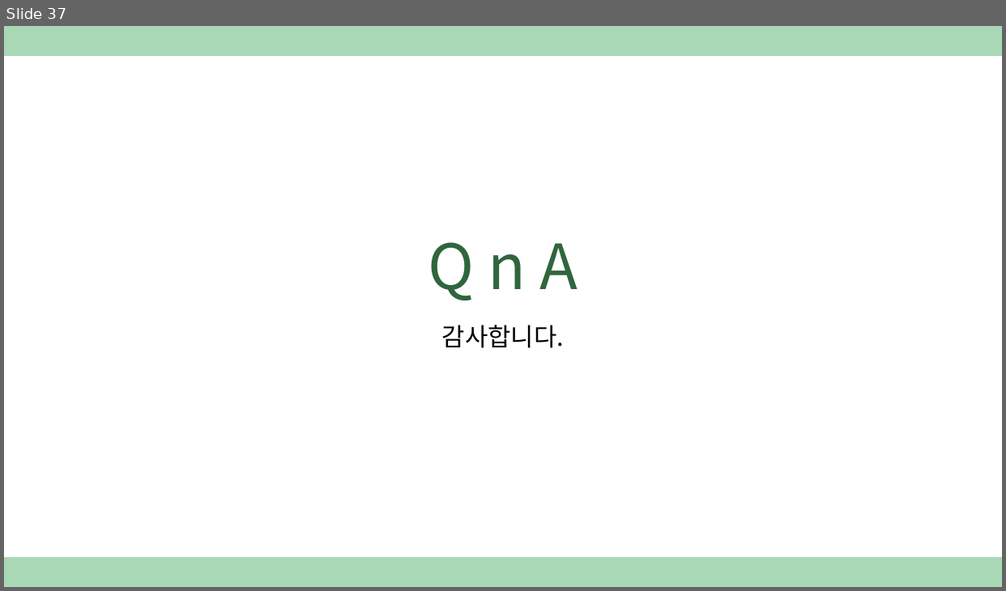
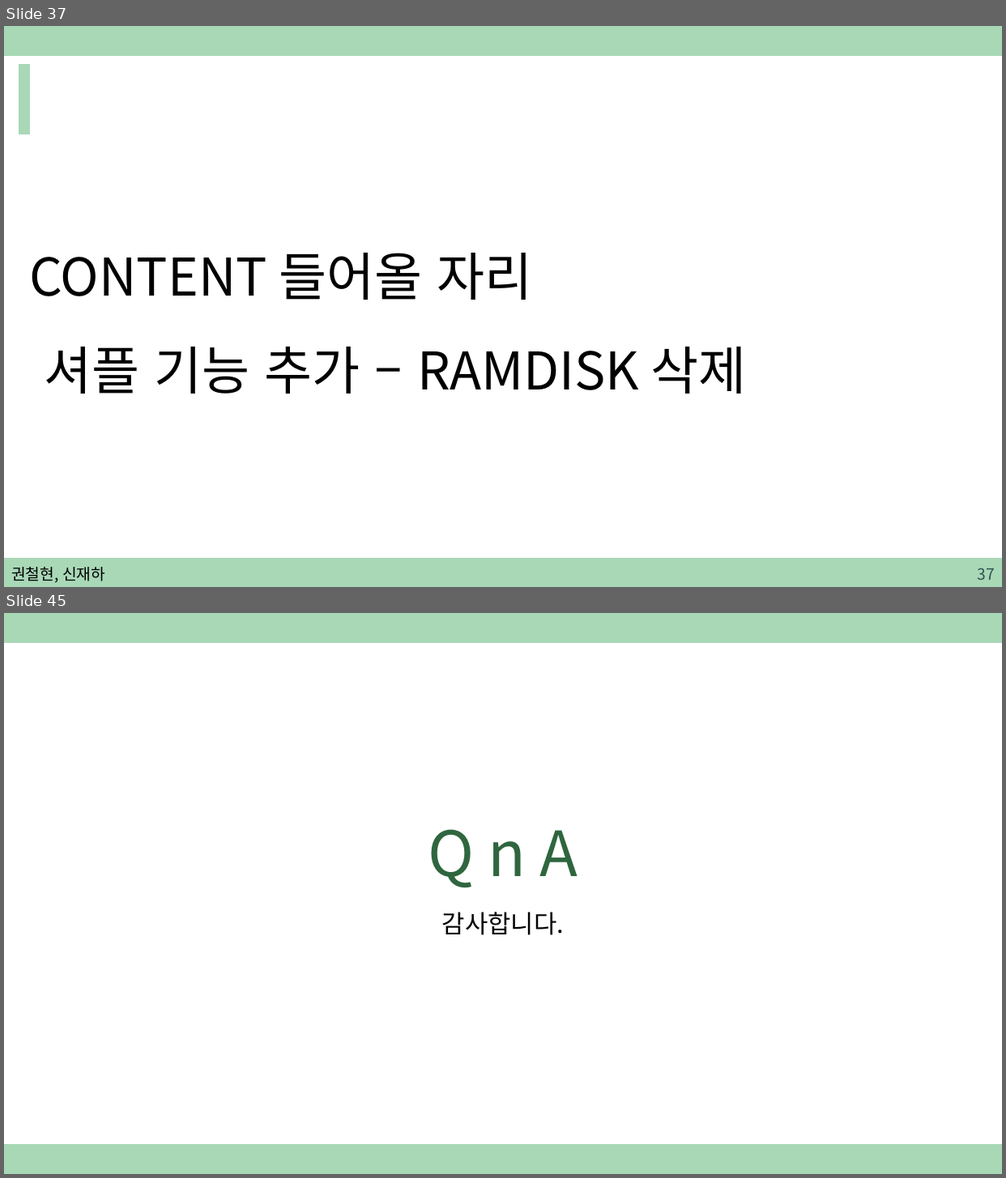
Before and after one commit to sjh4287/capston, a slide deck: 2022.02.18/권철현,신재하.pptx. Shown one above the other, each under a label of ours: slide 37 before the commit, slides 37 and 45 after it; the slides between them are not shown. The pictures are 1006x591 and 1006x1178 pixels, drawn with LibreOffice and Linux fonts; fonts in the diff are those of the drawing. Boxes give left, top, right and bottom in pixels: in the first picture for what was removed or moved away, otherwise in the second. Text is boxed around its words. In the diff, an @@ line names an element or a change of style, - is before the commit and + after.

```diff
--- a/2022.02.18/권철현,신재하.pptx
+++ b/2022.02.18/권철현,신재하.pptx
@@ slide 37 added at box(4, 26, 1002, 587), background #FFFFFF; not listed: 1 template element that a slide beside it also shows @@
@@ rectangle added at box(19, 65, 29, 134), fill #A9D8B7, outline #A9D8B7 1 pt @@
@@ text added at box(29, 253, 747, 394), 50 pt, text #000000 @@
+CONTENT 들어올 자리
+셔플 기능 추가 – RAMDISK 삭제
@@ rectangle added at box(4, 559, 1002, 587), fill #A9D8B7, outline #A9D8B7 1 pt @@
@@ text added at box(11, 567, 105, 583), 15 pt, text #000000 @@
+권철현, 신재하
@@ page number added at box(977, 569, 994, 580), 15 pt, text #305250 @@
+37
@@ what was slide 37 is now slide 45 @@
```
Also in this commit, not shown: 35 slides changed, 7 other slides added.
